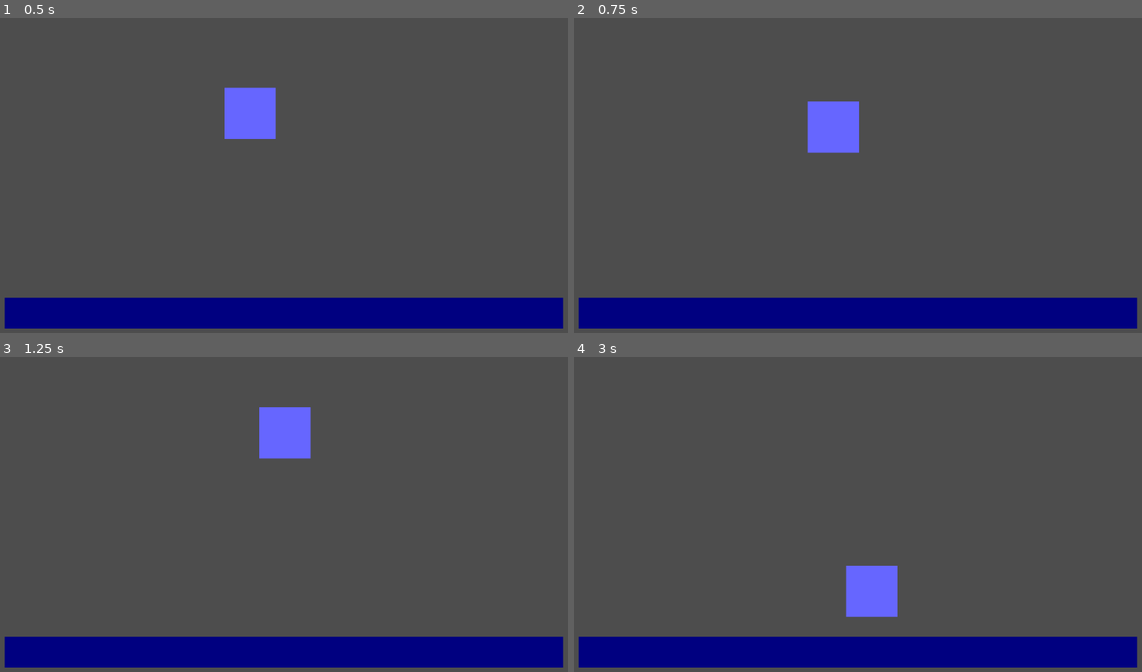
Above: before the commit, frames 1-4 (two rows, left to right).
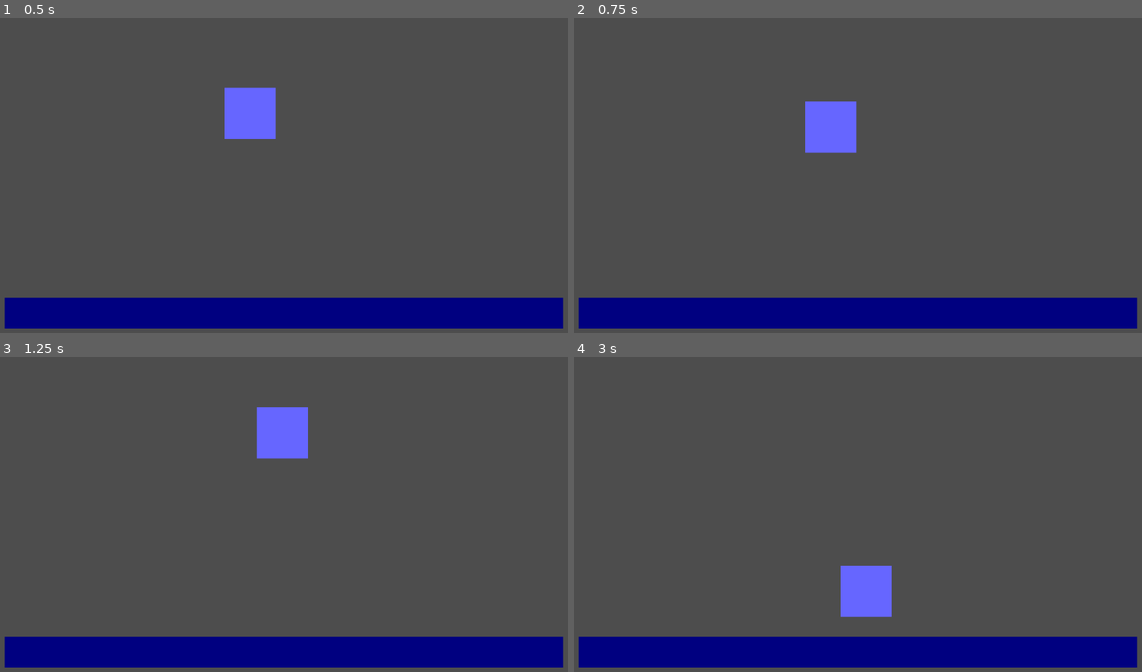
Above: after the commit, the same moments.

Repository: lavisheng/mahoujam
Game: Godot game, scene res://scenes/game.tscn
Same seed, same stepped clock (60 frames per second), same inputs: the game is played once before the commit and once after it.
Inputs:
- Up to frame 1 (0.5 s): no input
- Up to frame 2 (0.75 s): hold D (move_right) from 0.53 s (still down); tap Space (jump) at 0.6 s
- Up to frame 3 (1.25 s): keep holding D (move_right); tap Space (jump) at 0.77, 1.07 s
- Up to frame 4 (3 s): tap Space (jump) at 1.35, 1.52, 1.82, 2.1, 2.85 s; release D (move_right) at 2.03 s; hold A (move_left) 2.03-2.78 s; hold D (move_right) from 2.78 s (still down)

Frame 1 is identical in both runs. In frame 2, 0.2% of the frame differs, in the area x 40-51%, y 26-43%; in frame 3, 0.2%; in frame 4, 0.3%, in the area x 46-57%, y 66-83%.

Commit message:
add toggleable horizontal air control

Diff:
--- a/project.godot
+++ b/project.godot
@@ -14,6 +14,10 @@
 run/main_scene="res://scenes/game.tscn"
 config/features=PackedStringArray("4.2", "GL Compatibility")
 config/icon="res://icon.svg"
+
+[dotnet]
+
+project/assembly_name="Mahoujam"
 
 [input]
 
--- a/scripts/jump.gd
+++ b/scripts/jump.gd
@@ -8,9 +8,10 @@
 var is_jumping: bool = false
 var jumps_left: int = max_jumps
 
-func handle_jump(body: CharacterBody2D, want_to_jump: bool) -> void:
+func handle_jump(body: CharacterBody2D, want_to_jump: bool, horizontal_push: float) -> void:
 	if want_to_jump and jumps_left > 0:
 		body.velocity.y = jump_velocity
+		body.velocity.x = horizontal_push;
 		jumps_left -= 1
 	elif body.is_on_floor():  ## placement feels weird
 		jumps_left = max_jumps
--- a/scripts/movement.gd
+++ b/scripts/movement.gd
@@ -3,6 +3,8 @@
 
 @export_subgroup("Setting")
 @export var speed: float = 100
+@export var air_control: bool = false
 
 func handle_horizontal_movement(body: CharacterBody2D, direction: float) -> void:
-	body.velocity.x = direction * speed;
+	if air_control or body.is_on_floor():
+		body.velocity.x = direction * speed;
--- a/scripts/player.gd
+++ b/scripts/player.gd
@@ -9,6 +9,6 @@
 func _physics_process(delta: float) -> void:
 	gravity.handle_gravity(self, delta)
 	movement.handle_horizontal_movement(self, input.input_horizontal)
-	jump.handle_jump(self, input.get_jump_input())
+	jump.handle_jump(self, input.get_jump_input(), input.input_horizontal * movement.speed)
 
 	move_and_slide()
